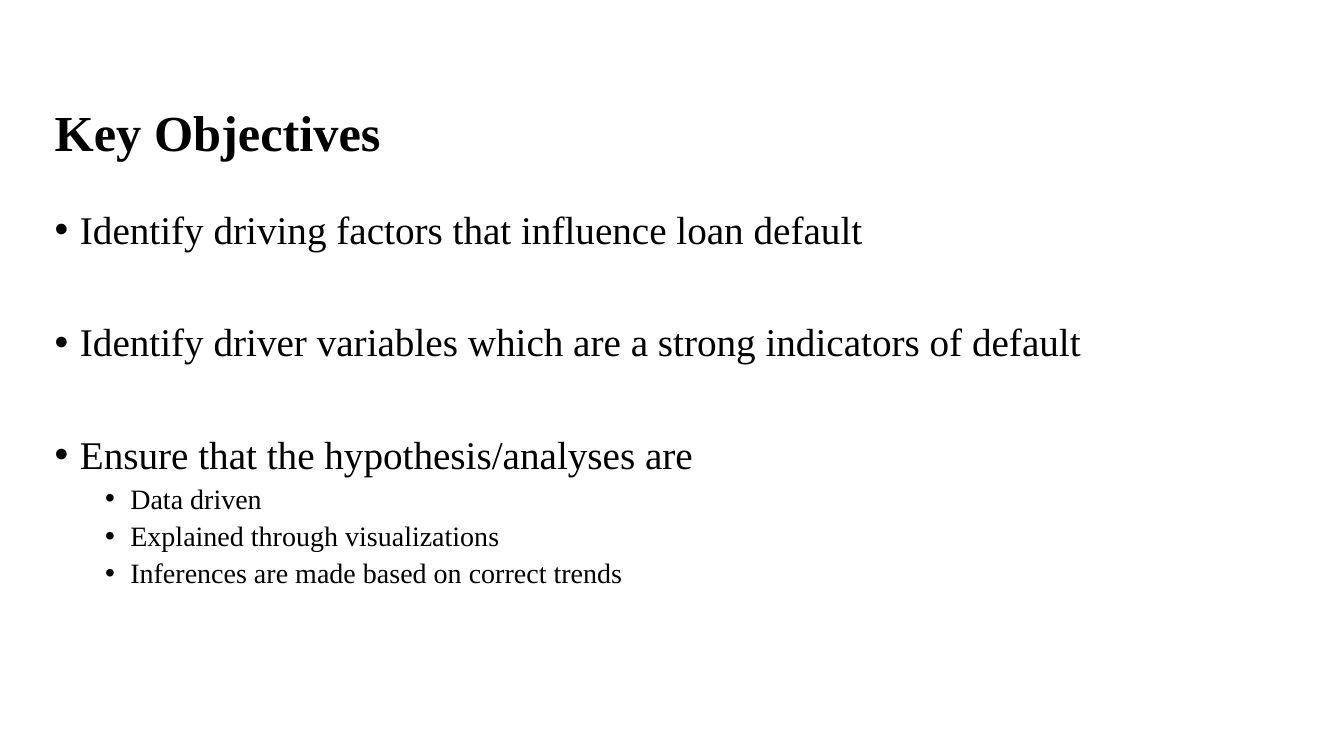
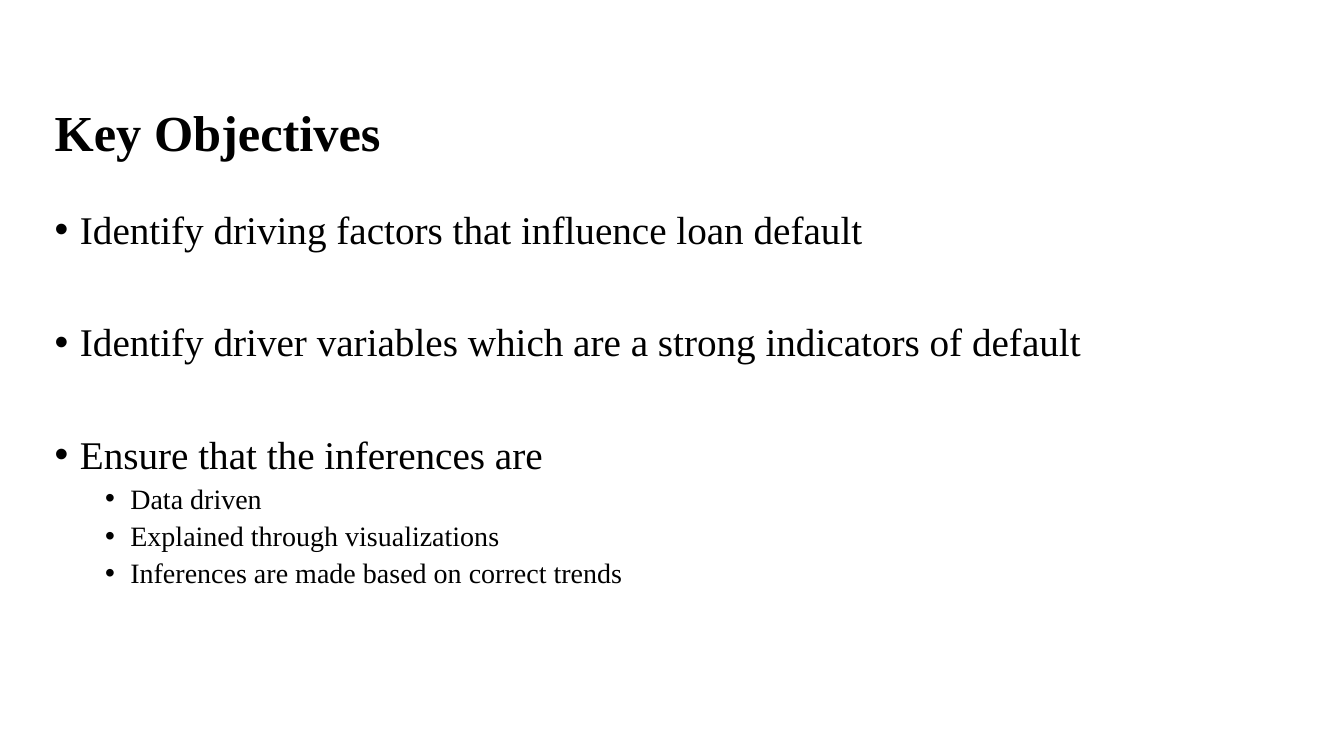
Before and after one commit to Nanditha-G-N/Machine-Learning-Case-Studies, a slide deck: slide 2 of case-study-2/Loan Default case study findings.pptx. Drawn at 1344x756 pixels with LibreOffice and Linux fonts; fonts in the diff are those of the drawing; background and template pictures are left out. Boxes give left, top, right and bottom in pixels: in the first picture for what was removed or moved away, otherwise in the second. Text is boxed around its words. In the diff, an @@ line names an element or a change of style, - is before the commit and + after.

```diff
--- a/case-study-2/Loan Default case study findings.pptx
+++ b/case-study-2/Loan Default case study findings.pptx
@@ text at <box>80,441,543,470</box>: text changed @@
-• Ensure that the hypothesis/analyses are
+• Ensure that the inferences are
```
Also in this commit, not shown: 7 other slides changed, 1 slide added.
